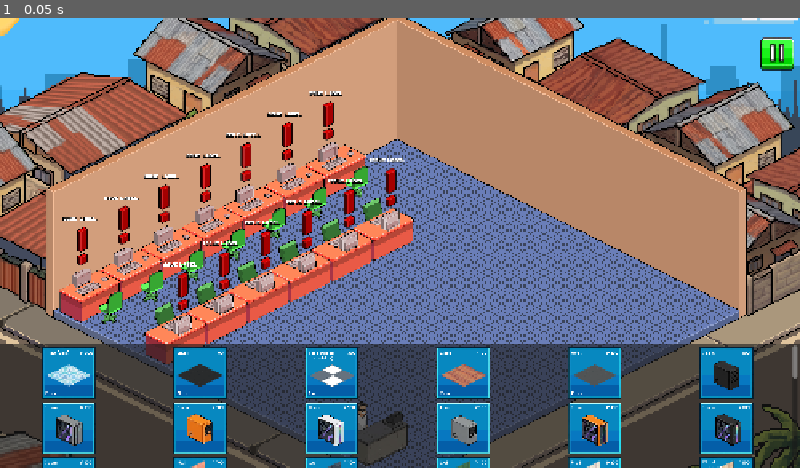
Above: before the commit, frame 1.
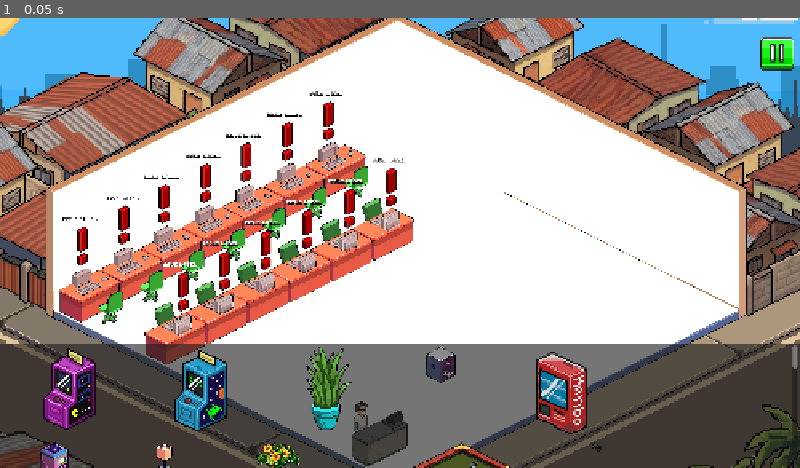
Above: after the commit, the same moment.

Repository: vinnyy-ph/gvd-project-overclocked
Game: Godot game, scene res://core/shop_floor/shop_floor_scrollable_editable.tscn
Same seed, same stepped clock (60 frames per second), same inputs: the game is played once before the commit and once after it. This scene is started directly instead of the project's main scene. Sound files missing from this copy of the repository are replaced by a short silence.
Inputs:
- Up to frame 1 (0.05 s): no input

The runs differ from the first frame. In frame 1, 52% of the frame differs, in the area x 5-100%, y 0-100%.

Commit message:
Add inventory return & safe-zone placement
Add inventory return flow and strict placement checks for shop decorations. Key changes:

- shop_decoration.gd: add returned_to_inventory signal, decoration_data property, inventory button hookup, UI positioning fixes (update_ui_position), and inventory press handler to emit returned_to_inventory and free the node.
- shop_decoration.tscn: restructure UI (PanelContainer -> MarginContainer -> Buttons), add Inventory button, and update confirm/cancel connections to new node paths.
- shop_floor_scrollable_editable.gd: track placed_decorations, expose safe_zone Polygon2D, preload decorations from new actual image directory, remove legacy mapping logic, remove dragged item from the item list when instantiating and restore it when returned, enforce safe-zone checks on confirm (show visual error feedback and block placement if outside), show/hide safe zone during drags, and wire returned_to_inventory handling.
- shop_floor_scrollable_editable.tscn: add SafeZone Polygon2D nodes to define valid placement areas.

Overall this enables returning items to the inventory, prevents placement outside defined safe areas, and tidies up the decoration UI and positioning behavior.

Diff:
--- a/core/shop_floor/shop_decoration.gd
+++ b/core/shop_floor/shop_decoration.gd
@@ -2,15 +2,18 @@
 
 signal confirmed(decoration)
 signal cancelled(decoration)
+signal returned_to_inventory(decoration)
 signal drag_started(decoration)
 signal drag_ended(decoration)
 
+var decoration_data: Dictionary = {}
 var is_dragging: bool = false
 var drag_offset: Vector2 = Vector2.ZERO
 var is_placed: bool = false
 
-@onready var confirm_btn: Button = $UI/ConfirmButton
-@onready var cancel_btn: Button = $UI/CancelButton
+@onready var confirm_btn: Button = $UI/MarginContainer/Buttons/ConfirmButton
+@onready var cancel_btn: Button = $UI/MarginContainer/Buttons/CancelButton
+@onready var inventory_btn: Button = $UI/MarginContainer/Buttons/InventoryButton
 @onready var ui_container: Control = $UI
 
 func _ready() -> void:
@@ -33,7 +36,11 @@
 	if area and texture:
 		area.size = texture.get_size()
 		area.position = -area.size / 2.0
-		# Also update UI position
+		call_deferred("update_ui_position")
+
+func update_ui_position() -> void:
+	ui_container.reset_size()
+	if texture:
 		ui_container.position = Vector2(-ui_container.size.x/2, -texture.get_size().y/2 - 100)
 
 var original_position: Vector2 = Vector2.ZERO
@@ -48,11 +55,15 @@
 	was_placed = is_placed
 	if was_placed:
 		original_position = global_position
+		inventory_btn.show()
+	else:
+		inventory_btn.hide()
 
 	is_placed = false
 	ui_container.show()
 	modulate.a = 0.7
 	z_index = 100 # Show on top while editing
+	call_deferred("update_ui_position")
 
 func stop_editing() -> void:
 	is_placed = true
@@ -76,11 +87,9 @@
 	# Show UI when dropped if not already confirmed
 	if not is_placed:
 		ui_container.show()
-		# Position UI above the item (local position relative to the sprite center)
-		ui_container.position = Vector2(-ui_container.size.x/2, -texture.get_size().y/2 - 100)
+		call_deferred("update_ui_position")
 
 func _on_confirm_pressed() -> void:
-	stop_editing()
 	confirmed.emit(self)
 
 func _on_cancel_pressed() -> void:
@@ -91,3 +100,7 @@
 	else:
 		cancelled.emit(self)
 		queue_free()
+
+func _on_inventory_pressed() -> void:
+	returned_to_inventory.emit(self)
+	queue_free()
--- a/core/shop_floor/shop_decoration.tscn
+++ b/core/shop_floor/shop_decoration.tscn
@@ -7,24 +7,41 @@
 z_index = 2
 script = ExtResource("1_fkw5l")
 
-[node name="UI" type="HBoxContainer" parent="."]
-offset_top = -100.0
-offset_right = 200.0
+[node name="UI" type="PanelContainer" parent="."]
+offset_top = -120.0
+offset_right = 350.0
 offset_bottom = -50.0
-theme_override_constants/separation = 20
+
+[node name="MarginContainer" type="MarginContainer" parent="UI"]
+layout_mode = 2
+theme_override_constants/margin_left = 10
+theme_override_constants/margin_top = 5
+theme_override_constants/margin_right = 10
+theme_override_constants/margin_bottom = 5
+
+[node name="Buttons" type="HBoxContainer" parent="UI/MarginContainer"]
+layout_mode = 2
+theme_override_constants/separation = 15
 alignment = 1
 
-[node name="ConfirmButton" type="Button" parent="UI"]
+[node name="ConfirmButton" type="Button" parent="UI/MarginContainer/Buttons"]
 layout_mode = 2
 theme_override_fonts/font = ExtResource("2_gnybr")
 theme_override_font_sizes/font_size = 32
 text = "CONFIRM"
 
-[node name="CancelButton" type="Button" parent="UI"]
+[node name="CancelButton" type="Button" parent="UI/MarginContainer/Buttons"]
 layout_mode = 2
 theme_override_fonts/font = ExtResource("2_gnybr")
 theme_override_font_sizes/font_size = 32
 text = "CANCEL"
 
-[connection signal="pressed" from="UI/ConfirmButton" to="." method="_on_confirm_pressed"]
-[connection signal="pressed" from="UI/CancelButton" to="." method="_on_cancel_pressed"]
+[node name="InventoryButton" type="Button" parent="UI/MarginContainer/Buttons"]
+layout_mode = 2
+theme_override_fonts/font = ExtResource("2_gnybr")
+theme_override_font_sizes/font_size = 32
+text = "INVENTORY"
+
+[connection signal="pressed" from="UI/MarginContainer/Buttons/ConfirmButton" to="." method="_on_confirm_pressed"]
+[connection signal="pressed" from="UI/MarginContainer/Buttons/CancelButton" to="." method="_on_cancel_pressed"]
+[connection signal="pressed" from="UI/MarginContainer/Buttons/InventoryButton" to="." method="_on_inventory_pressed"]
--- a/core/shop_floor/shop_floor_scrollable_editable.gd
+++ b/core/shop_floor/shop_floor_scrollable_editable.gd
@@ -3,6 +3,7 @@
 @onready var camera: Camera2D = $MainCamera
 @onready var item_list: ItemList = $CanvasLayer/ItemList
 @onready var decorations_container: Node2D = $World/Background/DecorationsContainer
+@onready var safe_zone: Polygon2D = $World/Background/SafeZoneShopFloor
 
 # Constants for Camera
 const SCENE_SIZE = Vector2(3064.0, 1408.0)
@@ -18,6 +19,7 @@
 var decorations_data: Array = []
 var active_decoration: Sprite2D = null
 var is_dragging_item: bool = false
+var placed_decorations: Array = []
 
 func _ready() -> void:
 	# Initial camera setup
@@ -27,7 +29,8 @@
 	camera.zoom = Vector2(max(min_zoom, 0.5), max(min_zoom, 0.5))
 	clamp_camera()
 
-	# Populate ItemList
+	# Initial scan of all decorations
+	decorations_data = get_all_decorations()
 	populate_item_list()
 
 	# Connect ItemList signals
@@ -35,8 +38,6 @@
 
 func populate_item_list() -> void:
 	item_list.clear()
-	decorations_data = get_all_decorations()
-
 	for data in decorations_data:
 		var idx = item_list.add_icon_item(load(data["icon"]))
 		item_list.set_item_metadata(idx, data)
@@ -44,7 +45,7 @@
 
 func get_all_decorations() -> Array:
 	var list = []
-	var base_path = "res://assets/images/shop_decorations/"
+	var base_path = "res://assets/images/shop_decorations_actual/"
 	var dir = DirAccess.open(base_path)
 	if dir:
 		dir.list_dir_begin()
@@ -59,31 +60,14 @@
 					while file_name != "":
 						if file_name.ends_with(".png") and not file_name.ends_with(".import"):
 							var icon_path = category_path + file_name
-							var actual_path = find_actual_sprite(category, file_name)
 							list.append({
 								"name": file_name.replace(".png", ""),
 								"icon": icon_path,
-								"actual": actual_path
+								"actual": icon_path
 							})
 						file_name = cat_dir.get_next()
 			category = dir.get_next()
 	return list
-
-func find_actual_sprite(category: String, file_name: String) -> String:
-	var actual_base = "res://assets/images/shop_decorations_actual/"
-	var cat_map = {
-		"cashier_decos": "cashier_actual",
-		"chair_decos": "chair_decos_actual",
-		"misc_decos": "misc_decos",
-		"wall_decos": "wall_decos"
-	}
-
-	var mapped_cat = cat_map.get(category, category)
-	var path = actual_base + mapped_cat + "/" + file_name
-	if FileAccess.file_exists(path):
-		return path
-
-	return "res://assets/images/shop_decorations/" + category + "/" + file_name
 
 # --- INPUT HANDLING ---
 
@@ -100,9 +84,15 @@
 
 func start_dragging_from_list(item_idx: int) -> void:
 	var data = item_list.get_item_metadata(item_idx)
+
+	# Remove from available data
+	decorations_data.remove_at(item_idx)
+	populate_item_list()
+
 	var decoration = DECORATION_SCENE.instantiate()
 	decorations_container.add_child(decoration)
 	decoration.texture = load(data["actual"])
+	decoration.decoration_data = data
 	decoration.update_touch_area() # Update size based on texture
 	decoration.global_position = get_global_mouse_position()
 
@@ -116,33 +106,79 @@
 		decoration.confirmed.connect(_on_decoration_confirmed)
 	if not decoration.cancelled.is_connected(_on_decoration_cancelled):
 		decoration.cancelled.connect(_on_decoration_cancelled)
+	if not decoration.returned_to_inventory.is_connected(_on_decoration_returned):
+		decoration.returned_to_inventory.connect(_on_decoration_returned)
 	if not decoration.drag_started.is_connected(_on_decoration_drag_started):
 		decoration.drag_started.connect(_on_decoration_drag_started)
 	if not decoration.drag_ended.is_connected(_on_decoration_drag_ended):
 		decoration.drag_ended.connect(_on_decoration_drag_ended)
 
 func _on_decoration_confirmed(decoration) -> void:
+	# STRICT PLACEMENT CHECK
+	if not is_inside_safe_zone(decoration.global_position):
+		_show_error_feedback(decoration.global_position, "OUTSIDE SAFE ZONE!")
+		is_dragging_item = true
+		active_decoration = decoration
+		return
+
+	decoration.stop_editing()
 	is_dragging_item = false
 	active_decoration = null
-	# Ensure the decoration is properly set up if it was a new one
-	_setup_decoration_signals(decoration)
-
-func _on_decoration_cancelled(_decoration) -> void:
+	safe_zone.hide()
+	if not decoration in placed_decorations:
+		placed_decorations.append(decoration)
+
+func _on_decoration_cancelled(decoration) -> void:
 	is_dragging_item = false
 	active_decoration = null
+	safe_zone.hide()
+
+	# If it was never placed (newly dragged from list), return to inventory
+	if not decoration.was_placed:
+		_on_decoration_returned(decoration)
+
+func _on_decoration_returned(decoration) -> void:
+	is_dragging_item = false
+	active_decoration = null
+	safe_zone.hide()
+	if decoration in placed_decorations:
+		placed_decorations.erase(decoration)
+
+	# Add back to available data
+	decorations_data.append(decoration.decoration_data)
+	populate_item_list()
+
+func is_inside_safe_zone(global_pos: Vector2) -> bool:
+	if not safe_zone: return true
+	# Convert global position to safe_zone local position
+	var local_pos = safe_zone.to_local(global_pos)
+	return Geometry2D.is_point_in_polygon(local_pos, safe_zone.polygon)
+
+func _show_error_feedback(pos: Vector2, text: String) -> void:
+	var label = Label.new()
+	label.text = text
+	label.horizontal_alignment = HORIZONTAL_ALIGNMENT_CENTER
+	var font = load("res://assets/fonts/ThaleahFat.ttf")
+	label.add_theme_font_override("font", font)
+	label.add_theme_font_size_override("font_size", 40)
+	label.add_theme_color_override("font_color", Color(1, 0.3, 0.3))
+	label.add_theme_color_override("font_outline_color", Color.BLACK)
+	label.add_theme_constant_override("outline_size", 10)
+
+	add_child(label)
+	label.global_position = pos + Vector2(-150, -150)
+
+	var tween = create_tween()
+	tween.tween_property(label, "position:y", label.position.y - 60, 1.2).set_trans(Tween.TRANS_SINE).set_ease(Tween.EASE_OUT)
+	tween.parallel().tween_property(label, "modulate:a", 0.0, 1.2).set_delay(0.4)
+	tween.finished.connect(label.queue_free)
 
 func _on_decoration_drag_started(decoration) -> void:
 	is_dragging_item = true
 	active_decoration = decoration
+	safe_zone.show()
 
 func _on_decoration_drag_ended(_decoration) -> void:
-	# Note: we don't set is_dragging_item = false here
-	# because the user might still be in "editing mode" (confirm/cancel visible)
-	# and we might want to block camera movement during that.
-	# But if we want to allow camera movement between drags of the same item,
-	# we could set it to false.
-	# The user said "Confirm will place that item ... while cancel will make the items return"
-	# So while Confirm/Cancel are visible, it's still "active".
 	pass
 
 # --- CAMERA LOGIC (COPIED FROM MAIN) ---
--- a/core/shop_floor/shop_floor_scrollable_editable.tscn
+++ b/core/shop_floor/shop_floor_scrollable_editable.tscn
@@ -147,6 +147,15 @@
 position = Vector2(-15.714285, -115.71427)
 texture = ExtResource("3_fhpww")
 
+[node name="SafeZoneShopFloor" type="Polygon2D" parent="World/Background" unique_id=1022676471]
+polygon = PackedVector2Array(-1585.7141, 152.85718, -12.857178, -629.99994, 1550, 152.85718, -15.714355, 942.85706, -1079.9999, 404.28577)
+
+[node name="SafeZoneShopFloor2" type="Polygon2D" parent="World/Background" unique_id=342876983]
+polygon = PackedVector2Array(-1587.1428, -385.71423, -14.285645, -1169.9999, -14.285645, -628.57135, -1582.857, 152.85718)
+
+[node name="SafeZoneShopFloor3" type="Polygon2D" parent="World/Background" unique_id=1372300516]
+polygon = PackedVector2Array(-12.857178, -1171.4285, 1550, -387.14276, 1551.4285, 145.71436, -12.857178, -627.14276)
+
 [node name="DecorationsContainer" type="Node2D" parent="World/Background" unique_id=1022676470]
 z_index = 3
 
Not shown: 1 places in core/shop_floor/shop_decoration.tscn that only renumber resources
